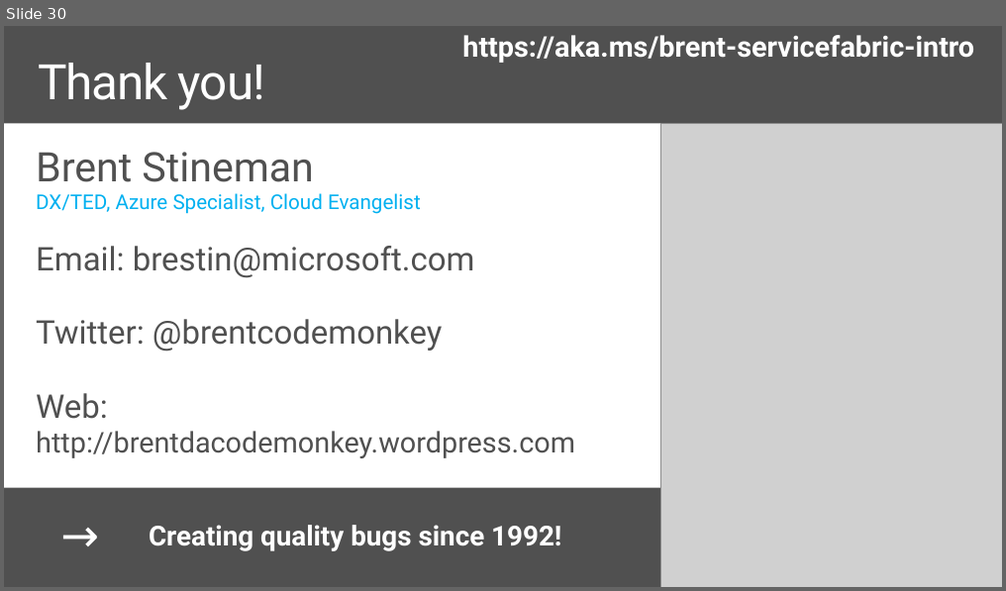
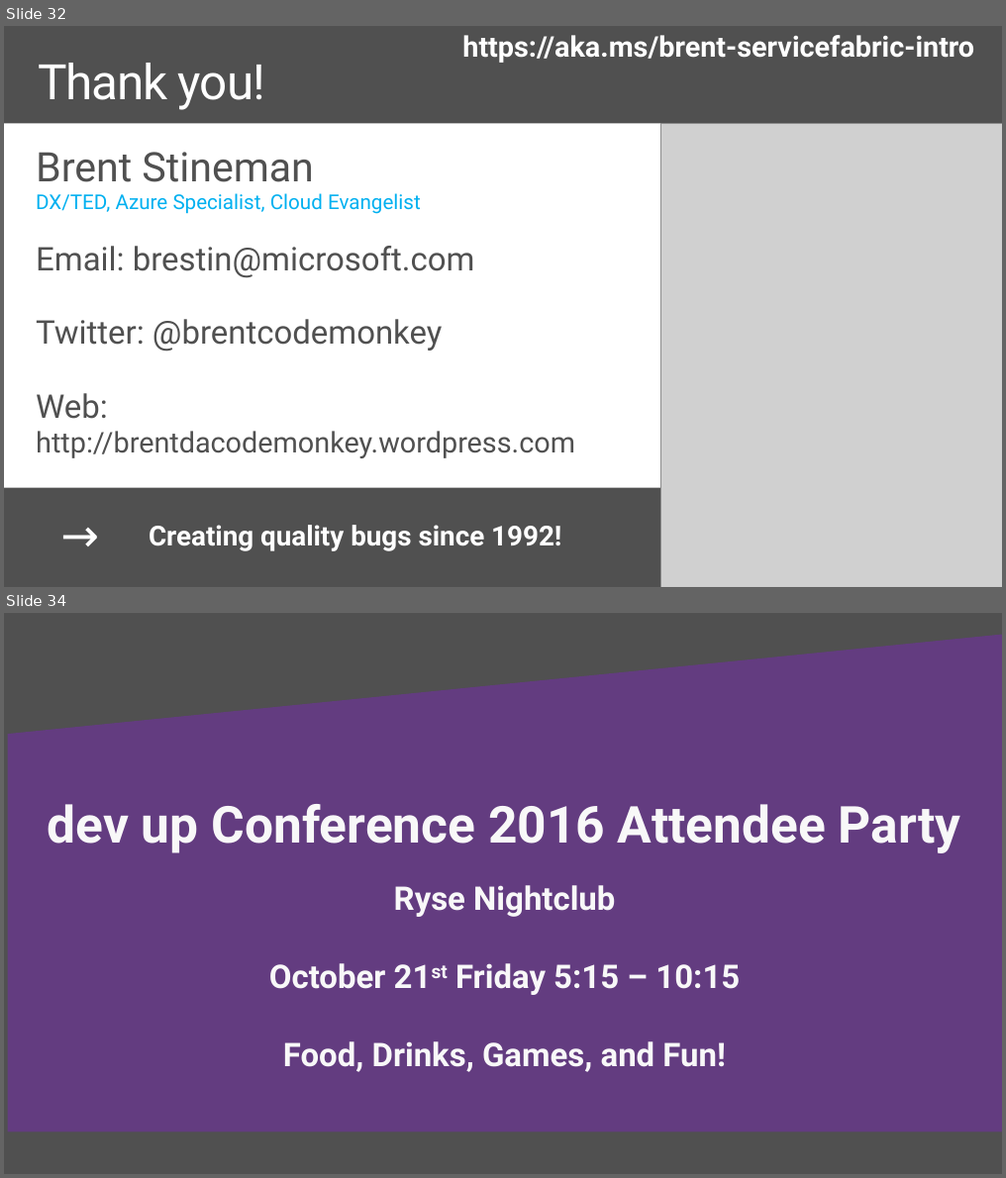
Before and after one commit to brentstineman/PersonalStuff, a slide deck: Presentations/Service Fabric/ServiceFabric Introduction.pptx. Shown one above the other, each under a label of ours: slide 30 before the commit, slides 32 and 34 after it; the slides between them are not shown. The pictures are 1006x591 and 1006x1178 pixels, drawn with LibreOffice and Linux fonts; fonts in the diff are those of the drawing; grey boxes stand for pictures; background and template pictures are left out. Boxes give left, top, right and bottom in pixels: in the first picture for what was removed or moved away, otherwise in the second. Text is boxed around its words. In the diff, an @@ line names an element or a change of style, - is before the commit and + after.

```diff
--- a/Presentations/Service Fabric/ServiceFabric Introduction.pptx
+++ b/Presentations/Service Fabric/ServiceFabric Introduction.pptx
@@ slide 34 added at [4, 613, 1002, 1174], background picture (left out) @@
@@ flow chart manual input added at [8, 634, 1002, 1132], fill #7030A0 at 60% opacity, 32 pt, text #F8F8F8, bold @@
+dev up Conference 2016 Attendee Party
+Ryse Nightclub
+October 21st Friday 5:15 – 10:15
+Food, Drinks, Games, and Fun!
@@ what was slide 30 is now slide 32 @@
```
Also in this commit, not shown: 10 slides changed, 6 other slides added, 3 slides removed.
